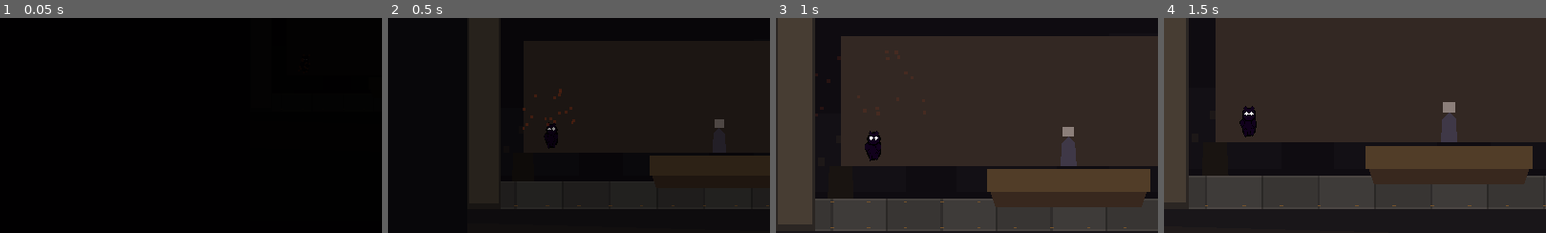
Above: before the commit, frames 1-4 (left to right).
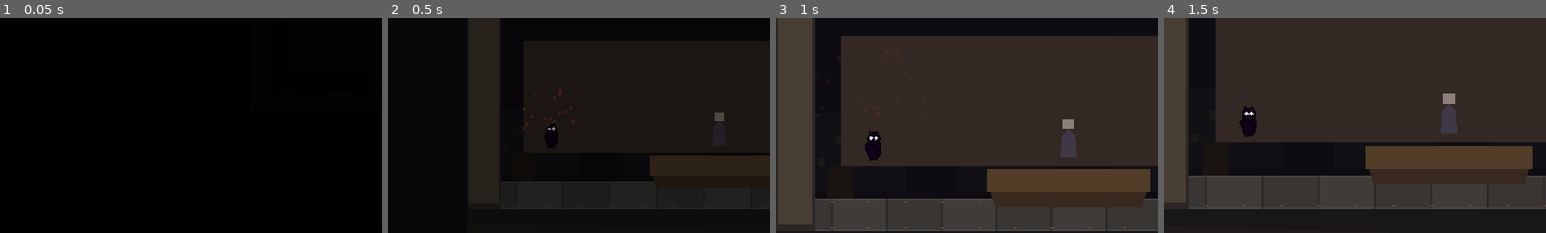
Above: after the commit, the same moments.

Repository: lukezhang2/Eclipseborn
Game: Godot game, scene res://scenes/rooms/HouseInterior.tscn
Two runs of this game, one before a commit and one after it. Both use one fixed random seed, a clock stepped at 60 frames per second and the inputs below. This scene is started directly instead of the project's main scene.
Inputs (mouse positions are % of the whole screen's width and height, from its top left):
- Up to frame 1 (0.05 s): no input
- Up to frame 2 (0.5 s): no input
- Up to frame 3 (1 s): tap Enter at 0.5 s; move the mouse to (72, 45) at 0.52 s; hold D (move_right) from 0.53 s (still down); hold F (attack) from 0.53 s (still down); click (72, 45) at 0.67 s; tap Space (jump) at 0.77 s
- Up to frame 4 (1.5 s): release D (move_right) at 1.25 s; release F (attack) at 1.25 s; drag from (30, 55) to (91, 23) at 1.27 s
The pictures show only the part of the screen within x 26-76%, y 31-81%; the shares and areas given below are measured in that part.

The runs differ from the first frame. In frame 2, 0.2% of the frame differs, in the area x 85-88%, y 44-52%; in frame 3, 0.5%; in frame 4, 0.5%, in the area x 72-77%, y 35-58%.

Commit message:
Update house_keep Keeper dialogue and stance.
Apply the editor save overlay and sync profile/catalog/interior so
play matches the shorter lines and npc_y=450.

Co-authored-by: Cursor <cursoragent@cursor.com>

Diff:
--- a/data/levels/house_keep.json
+++ b/data/levels/house_keep.json
@@ -1,6 +1,118 @@
 {
+	"pieces": [
+		{
+			"anchor": "center",
+			"blocks_light": true,
+			"builtin": true,
+			"h": 40,
+			"id": "floor_main",
+			"kind": "floor",
+			"layer": -4,
+			"name": "Shop Floor",
+			"w": 720,
+			"x": 360,
+			"y": 520
+		},
+		{
+			"anchor": "center",
+			"blocks_light": true,
+			"builtin": true,
+			"h": 36,
+			"id": "roof_main",
+			"kind": "wall",
+			"layer": -4,
+			"name": "Shop Roof",
+			"w": 720,
+			"x": 360,
+			"y": 180
+		},
+		{
+			"anchor": "center",
+			"blocks_light": true,
+			"builtin": true,
+			"h": 360,
+			"id": "border_left",
+			"kind": "wall",
+			"layer": -4,
+			"name": "Border Left",
+			"w": 48,
+			"x": 24,
+			"y": 330
+		},
+		{
+			"anchor": "center",
+			"blocks_light": true,
+			"builtin": true,
+			"h": 360,
+			"id": "border_right",
+			"kind": "wall",
+			"layer": -4,
+			"name": "Border Right",
+			"w": 48,
+			"x": 696,
+			"y": 330
+		},
+		{
+			"anchor": "center",
+			"blocks_light": true,
+			"builtin": true,
+			"h": 28,
+			"id": "desk",
+			"kind": "prop_desk",
+			"layer": -3,
+			"name": "Shop Desk",
+			"w": 200,
+			"x": 360,
+			"y": 492
+		},
+		{
+			"anchor": "bottom",
+			"blocks_light": false,
+			"builtin": true,
+			"h": 50,
+			"id": "exit_door",
+			"kind": "prop_exit",
+			"layer": -2,
+			"name": "Exit Door",
+			"w": 40,
+			"x": 80,
+			"y": 500
+		},
+		{
+			"anchor": "center",
+			"blocks_light": false,
+			"builtin": true,
+			"h": 36,
+			"id": "lamp_moon",
+			"kind": "light",
+			"layer": 2,
+			"light_kind": 0,
+			"name": "Moon Lamp",
+			"pushable": false,
+			"radius": 140,
+			"w": 28,
+			"x": 620,
+			"y": 260
+		},
+		{
+			"anchor": "bottom",
+			"blocks_light": false,
+			"builtin": true,
+			"h": 48,
+			"id": "npc_shop",
+			"kind": "prop_npc",
+			"layer": 1,
+			"lines": [
+				"Spirit, you're marked, the shade clings to you like a second skin.",
+				"67"
+			],
+			"name": "Keeper",
+			"w": 28,
+			"x": 360,
+			"y": 450
+		}
+	],
+	"removed_ids": [],
 	"schema": 1,
-	"zone": "house_keep",
-	"pieces": [],
-	"removed_ids": []
+	"zone": "house_keep"
 }
--- a/scripts/editor/ZoneCatalog.gd
+++ b/scripts/editor/ZoneCatalog.gd
@@ -114,7 +114,7 @@
 		str(profile.get("npc_id", "npc_shop")),
 		str(profile.get("keeper_name", "Keeper")),
 		MAP_W * 0.5,
-		FLOOR_TOP - 40,
+		float(profile.get("npc_y", FLOOR_TOP - 40)),
 		profile.get("lines", [])
 	))
 	return out
--- a/scripts/world/HouseInterior.gd
+++ b/scripts/world/HouseInterior.gd
@@ -116,7 +116,8 @@
 		return
 	var npc := NPC.new()
 	# Behind the desk (deeper into the room than the desk face).
-	var npc_pos := Vector2(MAP_W * 0.5, FLOOR_Y - 40)
+	var profile := HouseProfiles.get_profile(house_id)
+	var npc_pos := Vector2(MAP_W * 0.5, float(profile.get("npc_y", FLOOR_Y - 40)))
 	var saved := LevelData.merged_piece(house_id, _npc_id)
 	if saved.has("x"):
 		npc_pos.x = float(saved.get("x"))
--- a/scripts/world/HouseProfiles.gd
+++ b/scripts/world/HouseProfiles.gd
@@ -45,11 +45,11 @@
 				"title": "Lantern Keep",
 				"keeper_name": "Keeper",
 				"npc_id": "npc_shop",
+				"npc_y": 450.0,
 				"return_spawn": Vector2(520, 460),
 				"lines": [
-					"Everyone else thrives under lanterns. You alone need the dark.",
-					"Spirit, you're marked — the shade clings to you like a second skin.",
-					"We tend lamps. You flee them. That makes you the stranger here.",
+					"Spirit, you're marked, the shade clings to you like a second skin.",
+					"67",
 				],
 			}
 
